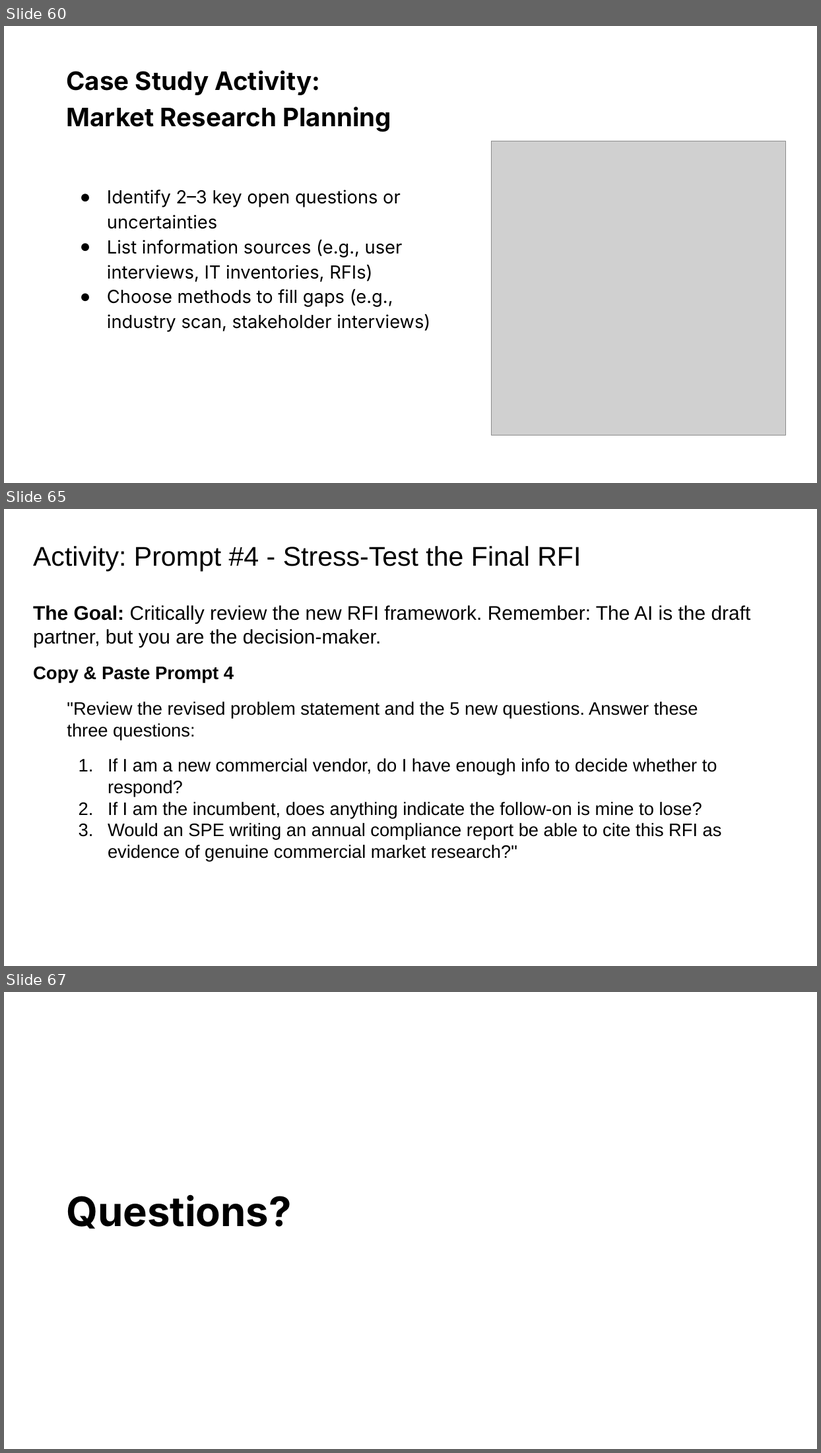
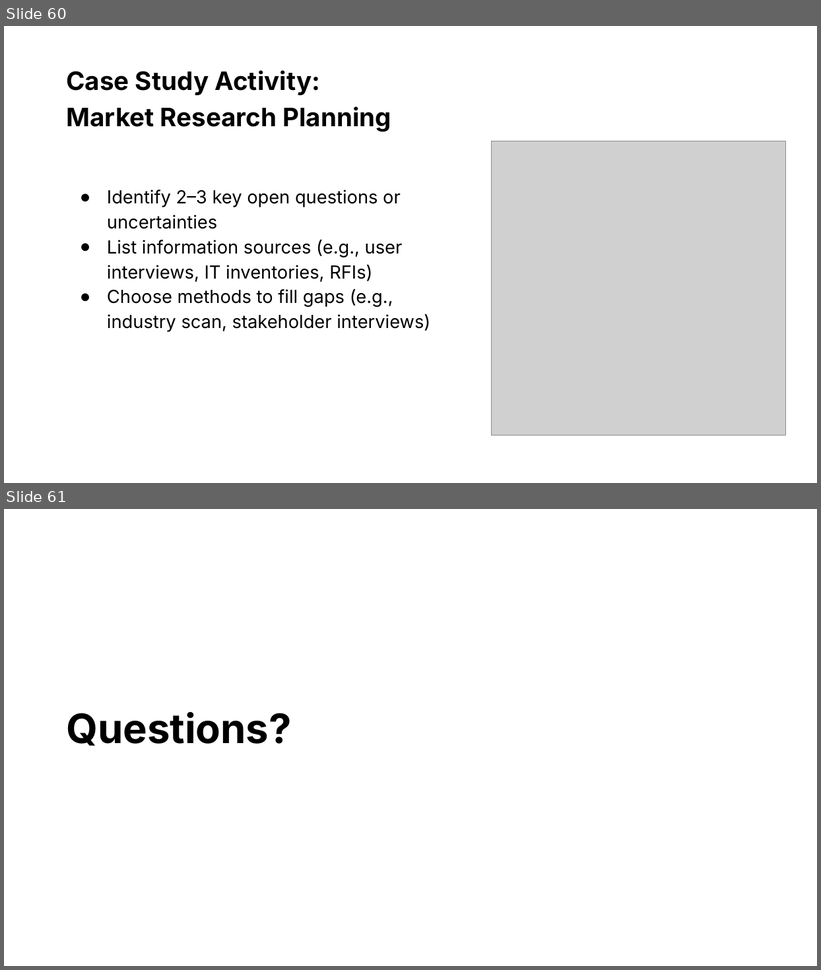
Before and after one commit to usds/ditap-curriculum-update, a slide deck: 3_Curriculum/3A_DITAP-Core-Curriculum/Module-2/In-Class Materials/1_Module 2 Presentation.pptx. Shown one above the other, each under a label of ours: slides 60, 65 and 67 before the commit, slides 60 and 61 after it; the slides between them are not shown. The pictures are 821x1453 and 821x970 pixels, drawn with LibreOffice and Linux fonts; fonts in the diff are those of the drawing; grey boxes stand for pictures. Boxes give left, top, right and bottom in pixels: in the first picture for what was removed or moved away, otherwise in the second. Text is boxed around its words. In the diff, an @@ line names an element or a change of style, - is before the commit and + after.

Commit message:
Revert "Update 1_Conducting Effective Market Research.md"

```diff
--- a/3_Curriculum/3A_DITAP-Core-Curriculum/Module-2/In-Class Materials/1_Module 2 Presentation.pptx
+++ b/3_Curriculum/3A_DITAP-Core-Curriculum/Module-2/In-Class Materials/1_Module 2 Presentation.pptx
@@ slide 65 removed at bbox=[4, 509, 817, 966], background #FFFFFF @@
@@ title removed at bbox=[33, 546, 581, 572] @@
-Activity: Prompt #4 - Stress-Test the Final RFI
@@ text removed at bbox=[33, 605, 751, 862] @@
-The Goal: Critically review the new RFI framework. Remember: The AI is the draft partner, but you are the decision-maker.
-Copy & Paste Prompt 4
-"Review the revised problem statement and the 5 new questions. Answer these three questions:
-1. If I am a new commercial vendor, do I have enough info to decide whether to respond?
-2. If I am the incumbent, does anything indicate the follow-on is mine to lose?
-3. Would an SPE writing an annual compliance report be able to cite this RFI as evidence of genuine commercial market research?"
@@ what was slide 67 is now slide 61 @@
```
Also in this commit, not shown: 5 other slides removed, 3 other files.
